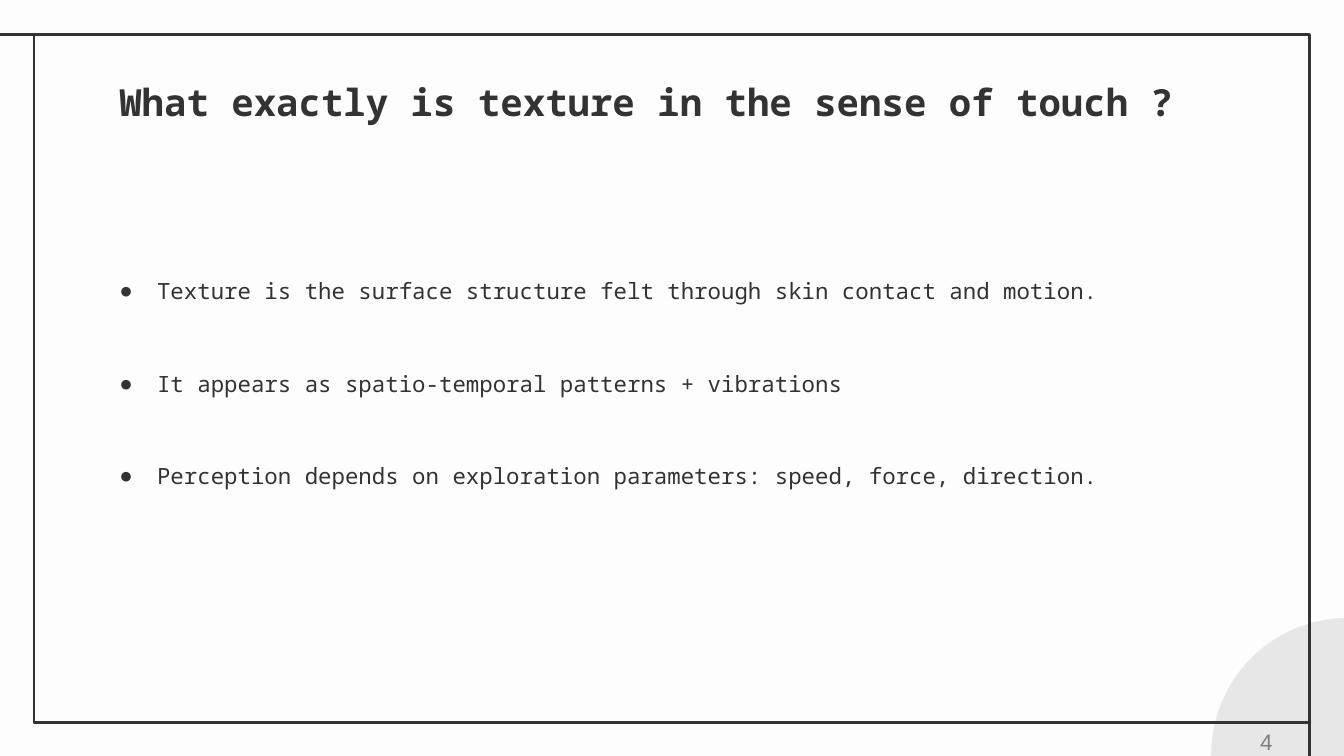
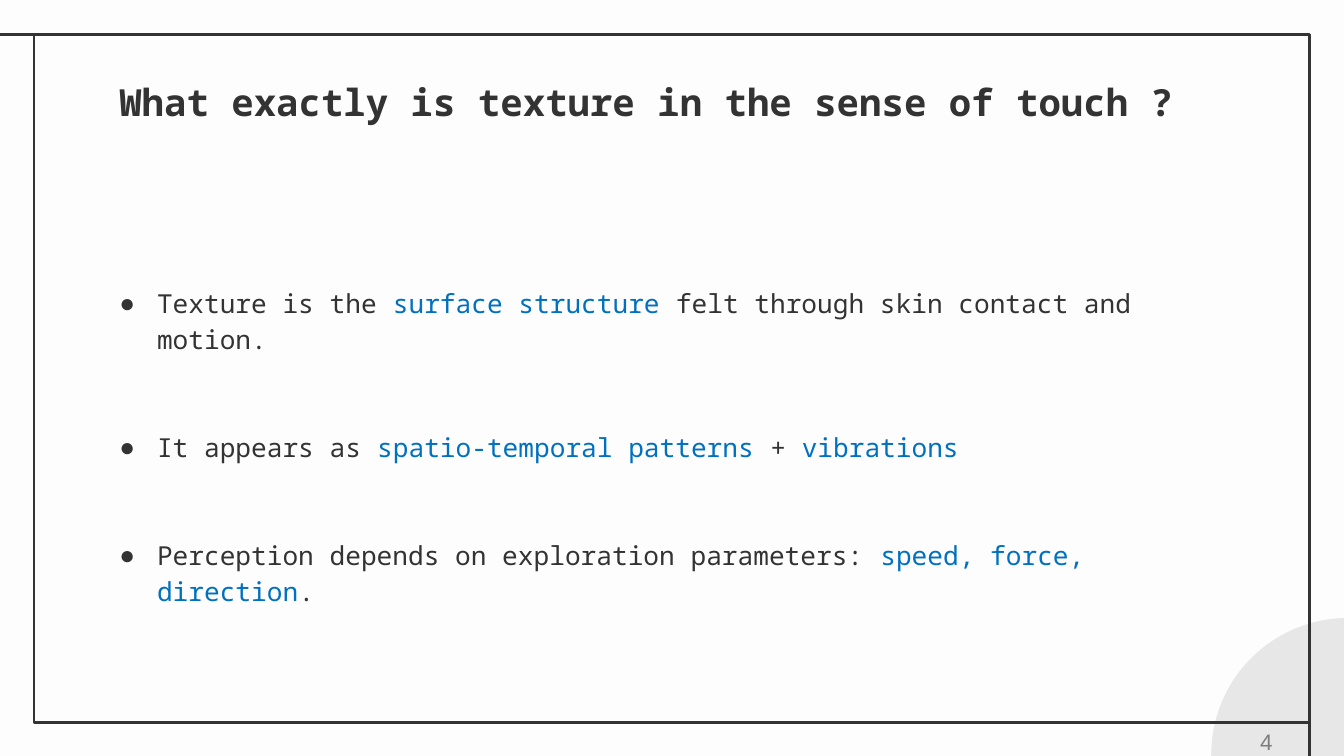
Before and after one commit to alfadi01/presentations, a slide deck: slide 4 of SNACE/snace_27_11_25.pptx. Drawn at 1344x756 pixels with LibreOffice and Linux fonts; fonts in the diff are those of the drawing. Boxes give left, top, right and bottom in pixels: in the first picture for what was removed or moved away, otherwise in the second. Text is boxed around its words. In the diff, an @@ line names an element or a change of style, - is before the commit and + after.

```diff
--- a/SNACE/snace_27_11_25.pptx
+++ b/SNACE/snace_27_11_25.pptx
@@ subtitle "Texture is the surface structure ..." at (x1=157, y1=293, x2=1131, y2=602): size 12 to 14 pt; text colour #333333 to #0070C0 in "surface structure", "spatio-temporal patterns vibrations", "speed, force, direction." @@
```
Also in this commit, not shown: 11 other slides changed, 1 slide added.
